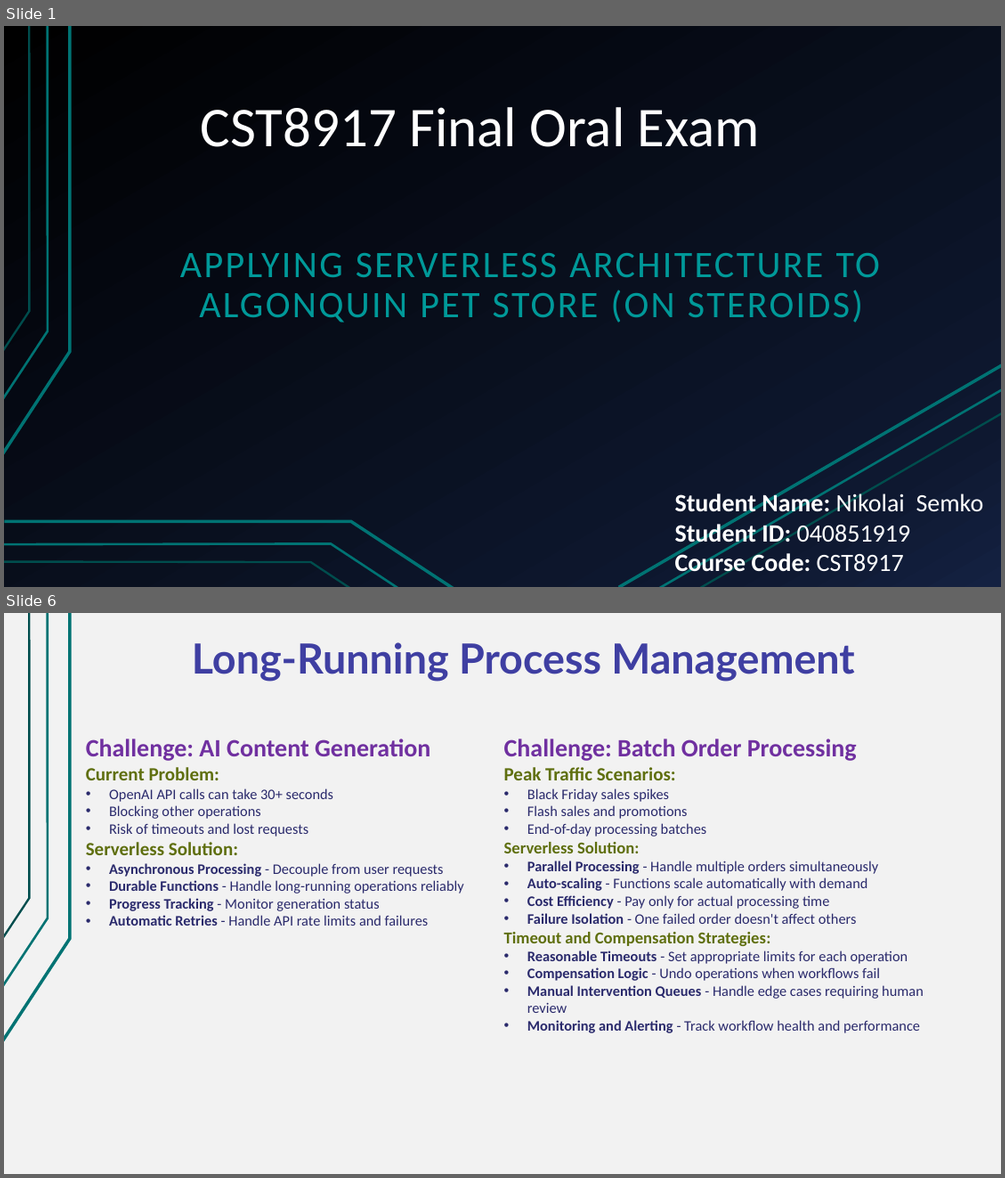
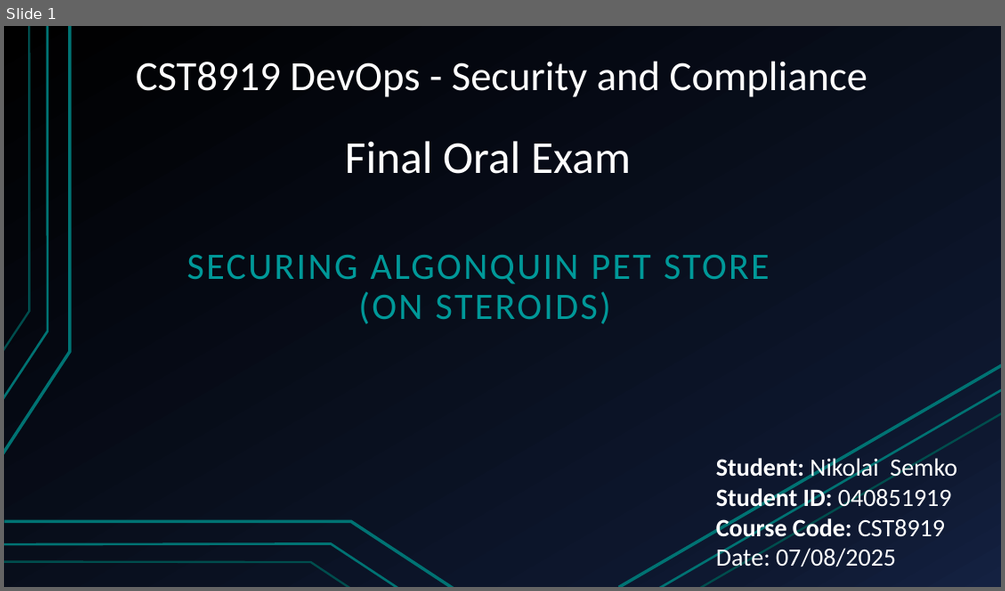
Before and after one commit to Nikolai-Semko/CST8919_Final_Oral_Exam, a slide deck: CST8919_Final_Oral_Exam_Presentation.pptx. Shown one above the other, each under a label of ours: slides 1 and 6 before the commit, slide 1 after it; the slides between them are not shown. The pictures are 1005x1178 and 1005x591 pixels, drawn with LibreOffice and Linux fonts; fonts in the diff are those of the drawing. Boxes give left, top, right and bottom in pixels: in the first picture for what was removed or moved away, otherwise in the second. Text is boxed around its words. In the diff, an @@ line names an element or a change of style, - is before the commit and + after.

```diff
--- a/CST8919_Final_Oral_Exam_Presentation.pptx
+++ b/CST8919_Final_Oral_Exam_Presentation.pptx
@@ slide 6 removed at (x1=4, y1=613, x2=1001, y2=1174), background #F2F2F2; not listed: 3 template elements that a slide beside it also shows @@
@@ text removed at (x1=192, y1=642, x2=854, y2=682) @@
-Long-Running Process Management
@@ text removed at (x1=86, y1=738, x2=464, y2=925) @@
-Challenge: AI Content Generation
-Current Problem:
-• OpenAI API calls can take 30+ seconds
-• Blocking other operations
-• Risk of timeouts and lost requests
-Serverless Solution:
-• Asynchronous Processing - Decouple from user requests
-• Durable Functions - Handle long-running operations reliably
-• Progress Tracking - Monitor generation status
-• Automatic Retries - Handle API rate limits and failures
@@ text removed at (x1=504, y1=738, x2=923, y2=1033) @@
-Challenge: Batch Order Processing
-Peak Traffic Scenarios:
-• Black Friday sales spikes
-• Flash sales and promotions
-• End-of-day processing batches
-Serverless Solution:
-• Parallel Processing - Handle multiple orders simultaneously
-• Auto-scaling - Functions scale automatically with demand
-• Cost Efficiency - Pay only for actual processing time
-• Failure Isolation - One failed order doesn't affect others
-Timeout and Compensation Strategies:
-• Reasonable Timeouts - Set appropriate limits for each operation
-• Compensation Logic - Undo operations when workflows fail
-• Manual Intervention Queues - Handle edge cases requiring human review
-• Monitoring and Alerting - Track workflow health and performance
@@ slide 1 changed as well @@
@@ title added at (x1=136, y1=61, x2=867, y2=97), 40 pt, text #FFFFFF @@
+CST8919 DevOps - Security and Compliance
@@ text "Final Oral Exam" at (x1=345, y1=141, x2=631, y2=174): vertical alignment bottom to top @@
@@ text at (x1=345, y1=141, x2=631, y2=174): text changed; size 54 to 44 pt @@
-CST8917 Final Oral Exam
+Final Oral Exam
@@ subtitle at (x1=187, y1=255, x2=769, y2=324): text changed @@
-APPLYING SERVERLESS ARCHITECTURE TO ALGONQUIN PET STORE (ON STEROIDS)
+SECURING ALGONQUIN PET STORE
+(ON STEROIDS)
@@ text at (x1=716, y1=455, x2=957, y2=572): text changed; bold off @@
-Student Name: Nikolai Semko
-Student ID: 040851919
-Course Code: CST8917
+Student: Nikolai Semko
+Student ID: 040851919
+Course Code: CST8919
+Date: 07/08/2025
```
Also in this commit, not shown: 9 slides added, 9 other slides removed, 1 other file.
